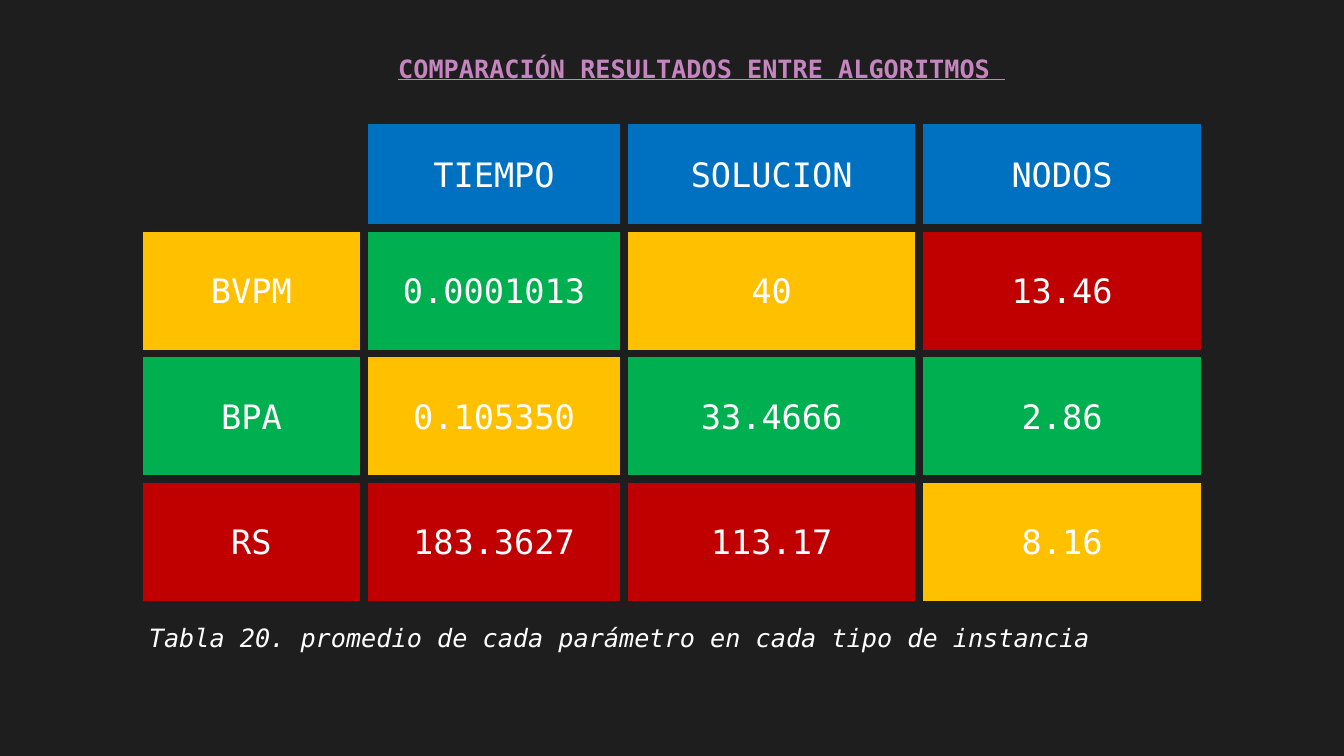
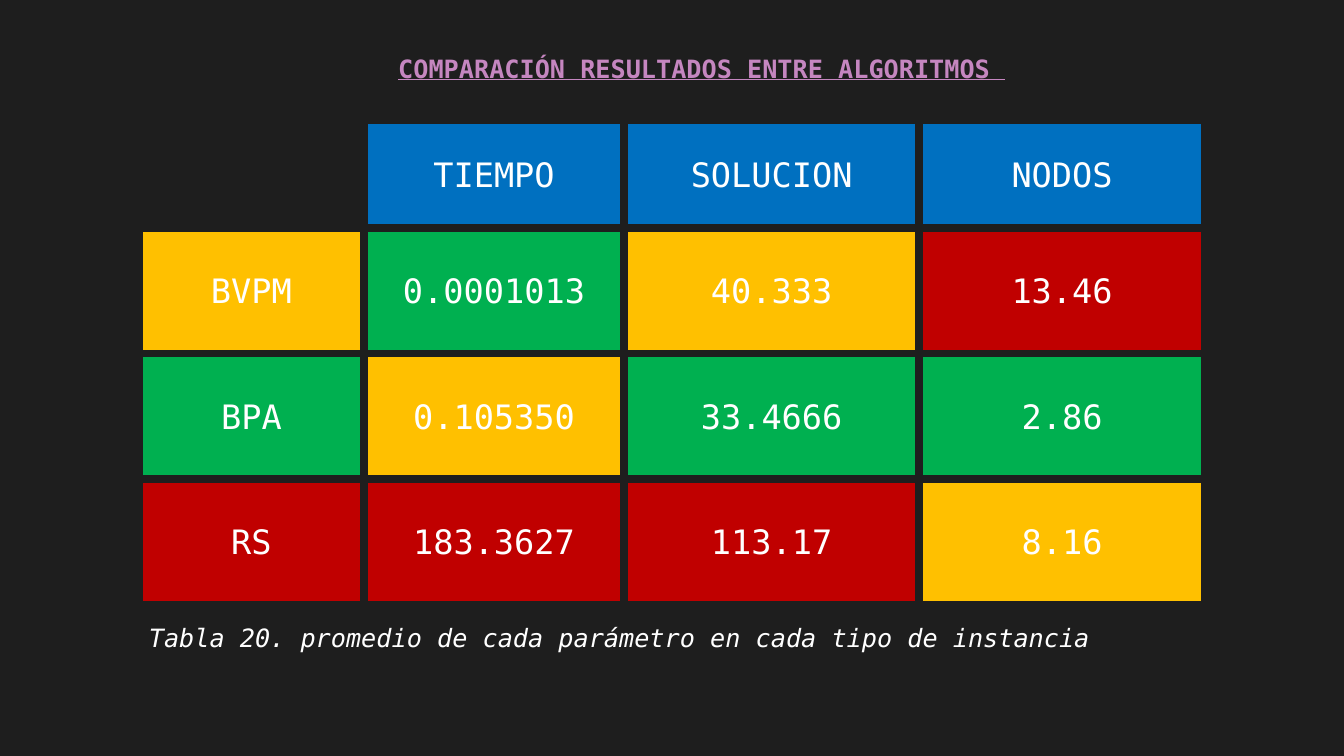
Before and after one commit to LUJAAA/PIA_IA, a slide deck: slide 42 of PIA/Resumen/ResumenReporte.pptx (slide 37 before the commit). Drawn at 1344x756 pixels with LibreOffice and Linux fonts; fonts in the diff are those of the drawing. Boxes give left, top, right and bottom in pixels: in the first picture for what was removed or moved away, otherwise in the second. Text is boxed around its words. In the diff, an @@ line names an element or a change of style, - is before the commit and + after.

```diff
--- a/PIA/Resumen/ResumenReporte.pptx
+++ b/PIA/Resumen/ResumenReporte.pptx
@@ table at (139,120,1206,604) @@
-row 2, column 3: 40
+row 2, column 3: 40.333
```
Also in this commit, not shown: 2 other slides changed, 5 slides added.
